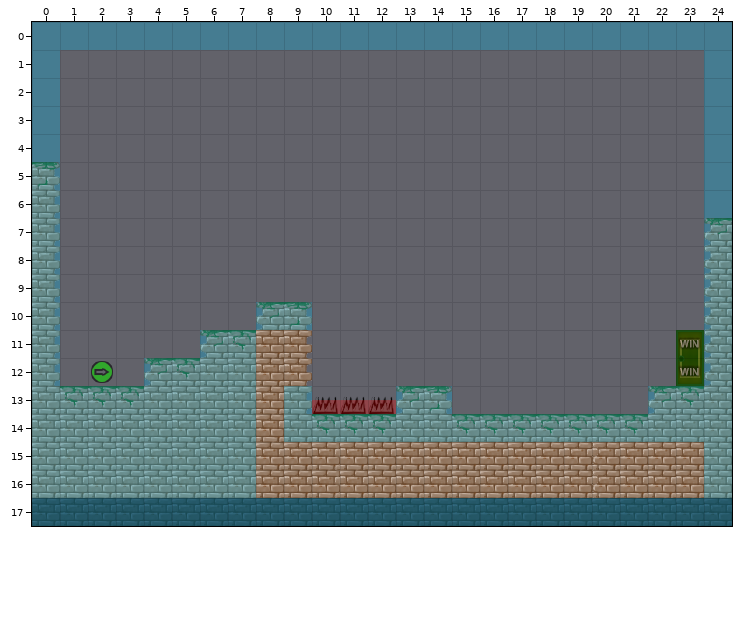
A Tiled map (JSON) gets an edit: BGJ03/levels/test.json. This is how it looked before the edit.
Cells are 32x32 px. Shown: x 0..24, y 0..17. Tiles whose own drawing changed are shown in their newer look in all pictures.
Once edited:
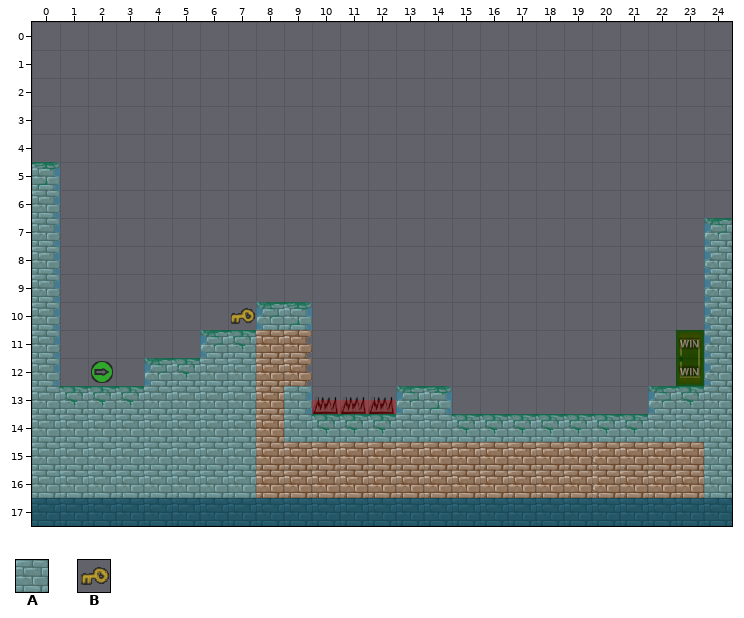
Key: from "collision": A 0, B 12.
_ is an empty cell.
See-through tiles are keyed as they look on the map.
Diff:
{"where": "layer \"collision\""}
{"y":0,"x":0,"old":"AAAAAAAAAAAAAAAAAAAAAAAAA","new":"_________________________"}
{"y":1,"x":0,"old":"A","new":"_"}
{"y":1,"x":24,"old":"A","new":"_"}
{"y":2,"x":0,"old":"A","new":"_"}
{"y":2,"x":24,"old":"A","new":"_"}
{"y":3,"x":0,"old":"A","new":"_"}
{"y":3,"x":24,"old":"A","new":"_"}
{"y":4,"x":0,"old":"A","new":"_"}
{"y":4,"x":24,"old":"A","new":"_"}
{"y":5,"x":24,"old":"A","new":"_"}
{"y":6,"x":24,"old":"A","new":"_"}
{"y":10,"x":7,"old":"_","new":"B"}
{"label":"removed","picture_box":[32,22,732,218]}
{"label":"added","picture_box":[230,308,255,324]}
